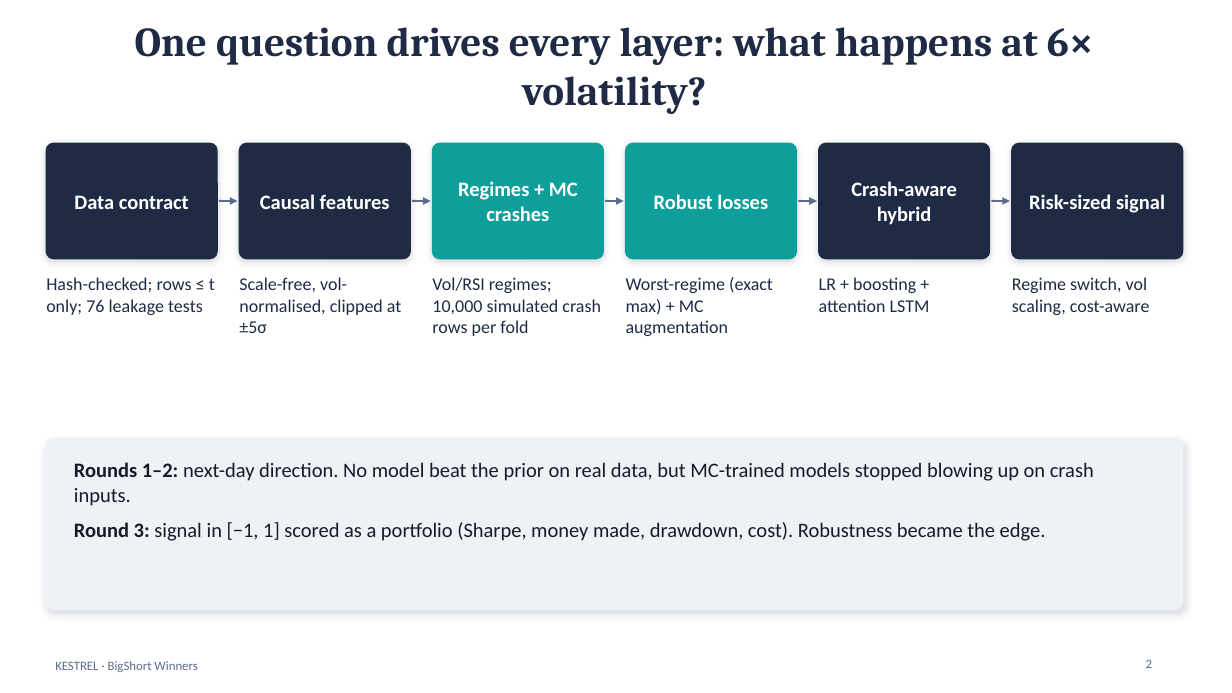
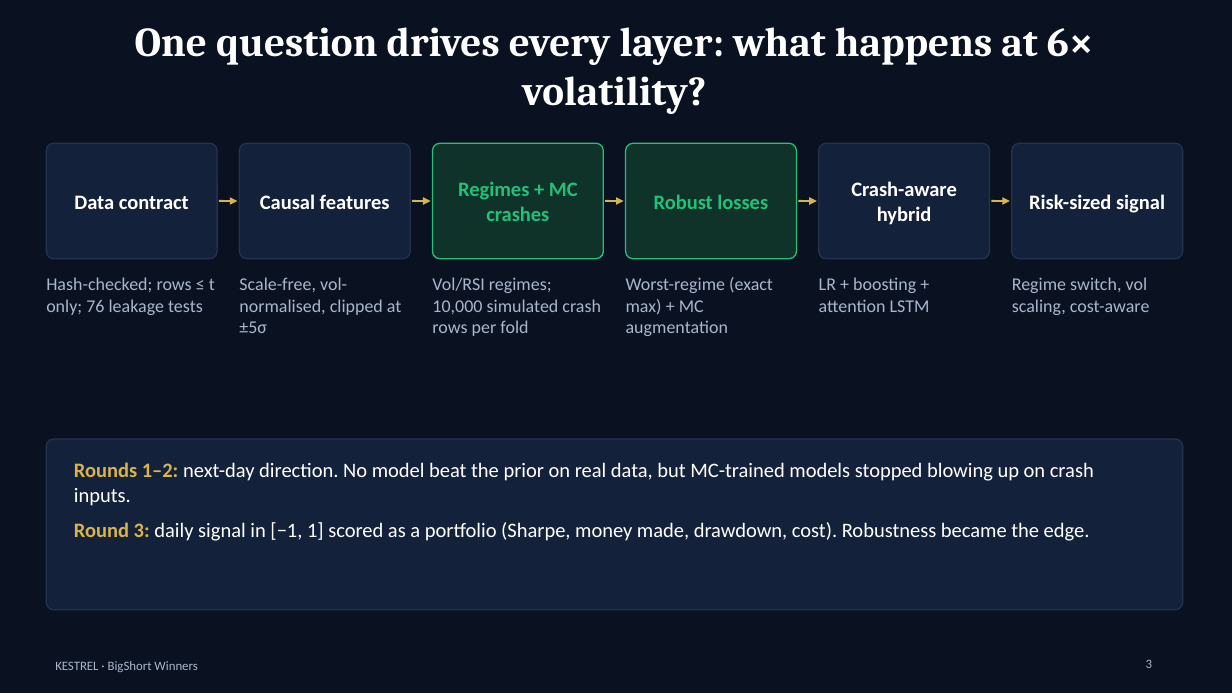
Before and after one commit to DivishaGangwal/BigShort_winners, a slide deck: slide 3 of experiments/divisha/KESTREL_architecture.pptx (slide 2 before the commit). Drawn at 1232x693 pixels with LibreOffice and Linux fonts; fonts in the diff are those of the drawing. Boxes give left, top, right and bottom in pixels: in the first picture for what was removed or moved away, otherwise in the second. Text is boxed around its words. In the diff, an @@ line names an element or a change of style, - is before the commit and + after.

```diff
--- a/experiments/divisha/KESTREL_architecture.pptx
+++ b/experiments/divisha/KESTREL_architecture.pptx
@@ background #FFFFFF to #0A1222 @@
@@ title "One question drives every layer: ..." at <box>135,27,1093,114</box>: text colour #1F2B44 to #FFFFFF @@
@@ rounded rectangle at <box>433,143,604,259</box>: fill #0E9F9A to #0F3329; outline #0E9F9A 1 pt to #21C17A 1 pt; shadow off @@
@@ text "Regimes + MC crashes" at <box>458,181,578,221</box>: text colour #FFFFFF to #21C17A @@
@@ rounded rectangle at <box>626,143,797,259</box>: fill #0E9F9A to #0F3329; outline #0E9F9A 1 pt to #21C17A 1 pt; shadow off @@
@@ text "Robust losses" at <box>654,194,768,209</box>: text colour #FFFFFF to #21C17A @@
@@ fill #1F2B44 to #14213A; outline #1F2B44 1 pt to #24324F 1 pt; shadow off in 4 elements at <box>46,143,217,259</box>, <box>239,143,410,259</box>, <box>819,143,990,259</box>, <box>1012,143,1183,259</box> @@
@@ arrow (219, 201) - (238, 201): stroke #5B6C8F 1.5 pt to #D9B44A 1.5 pt @@
@@ arrow (412, 201) - (431, 201): stroke #5B6C8F 1.5 pt to #D9B44A 1.5 pt @@
@@ arrow (605, 201) - (624, 201): stroke #5B6C8F 1.5 pt to #D9B44A 1.5 pt @@
@@ arrow (799, 201) - (817, 201): stroke #5B6C8F 1.5 pt to #D9B44A 1.5 pt @@
@@ arrow (992, 201) - (1010, 201): stroke #5B6C8F 1.5 pt to #D9B44A 1.5 pt @@
@@ text colour #1F2B44 to #A9B6CC in 6 elements at <box>46,277,215,315</box>, <box>239,277,401,333</box>, <box>432,277,601,336</box>, <box>626,277,773,336</box>, <box>819,277,930,312</box>, <box>1012,277,1150,315</box> @@
@@ rounded rectangle at <box>46,439,1183,610</box>: fill #EEF2F7 to #14213A; outline #EEF2F7 1 pt to #24324F 1 pt; shadow off @@
@@ text at <box>74,462,1094,506</box>: text colour #161B26 to #D9B44A in "Rounds 1–2:"; text colour #161B26 to #FFFFFF in "next-day direction. No model beat the prior ..." @@
@@ text at <box>74,522,1090,541</box>: text changed; text colour #161B26 to #FFFFFF @@
-Round 3: signal in [−1, 1] scored as a portfolio (Sharpe, money made, drawdown, cost). Robustness became the edge.
+Round 3: daily signal in [−1, 1] scored as a portfolio (Sharpe, money made, drawdown, cost). Robustness became the edge.
@@ text "KESTREL · BigShort Winners" at <box>55,661,197,672</box>: text colour #5B6C8F to #A9B6CC @@
@@ page number at <box>1146,659,1152,668</box>: text changed; text colour #5B6C8F to #A9B6CC @@
-2
+3
```
Also in this commit, not shown: 10 other slides changed, 3 slides added, 2 other files.
